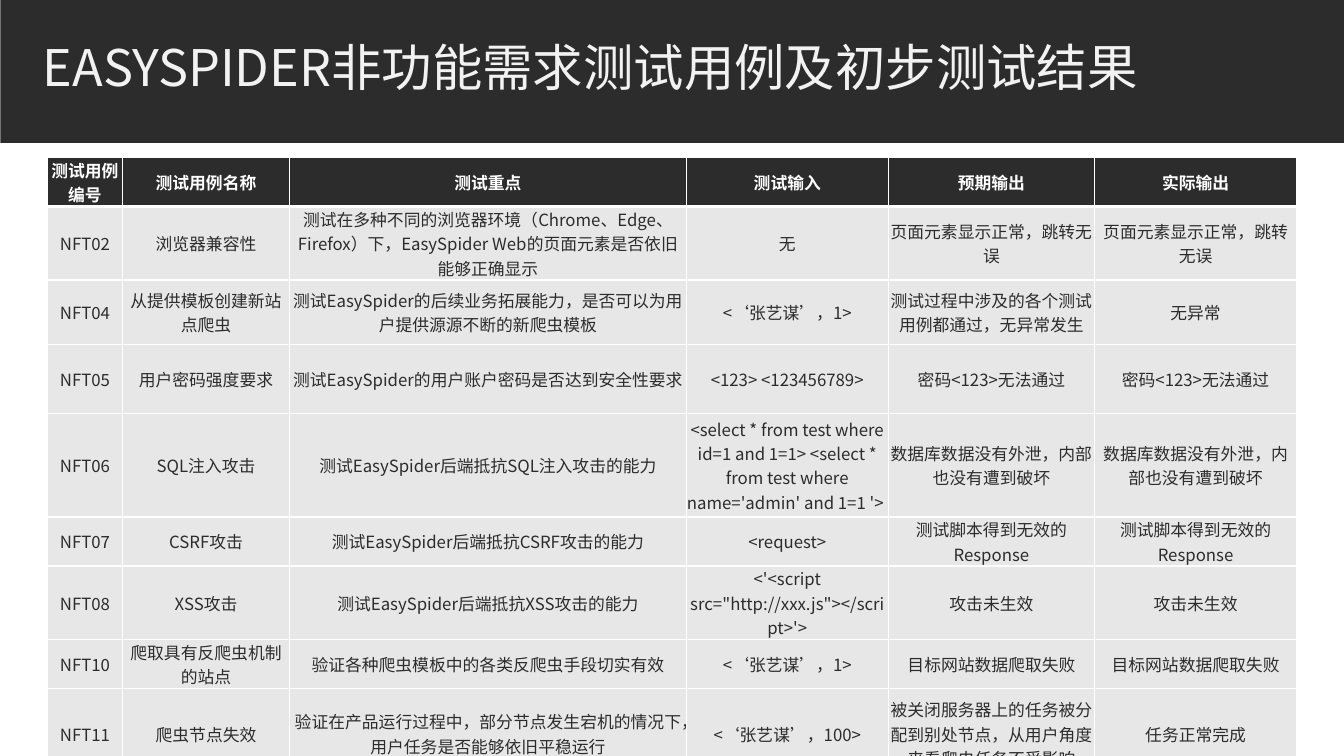
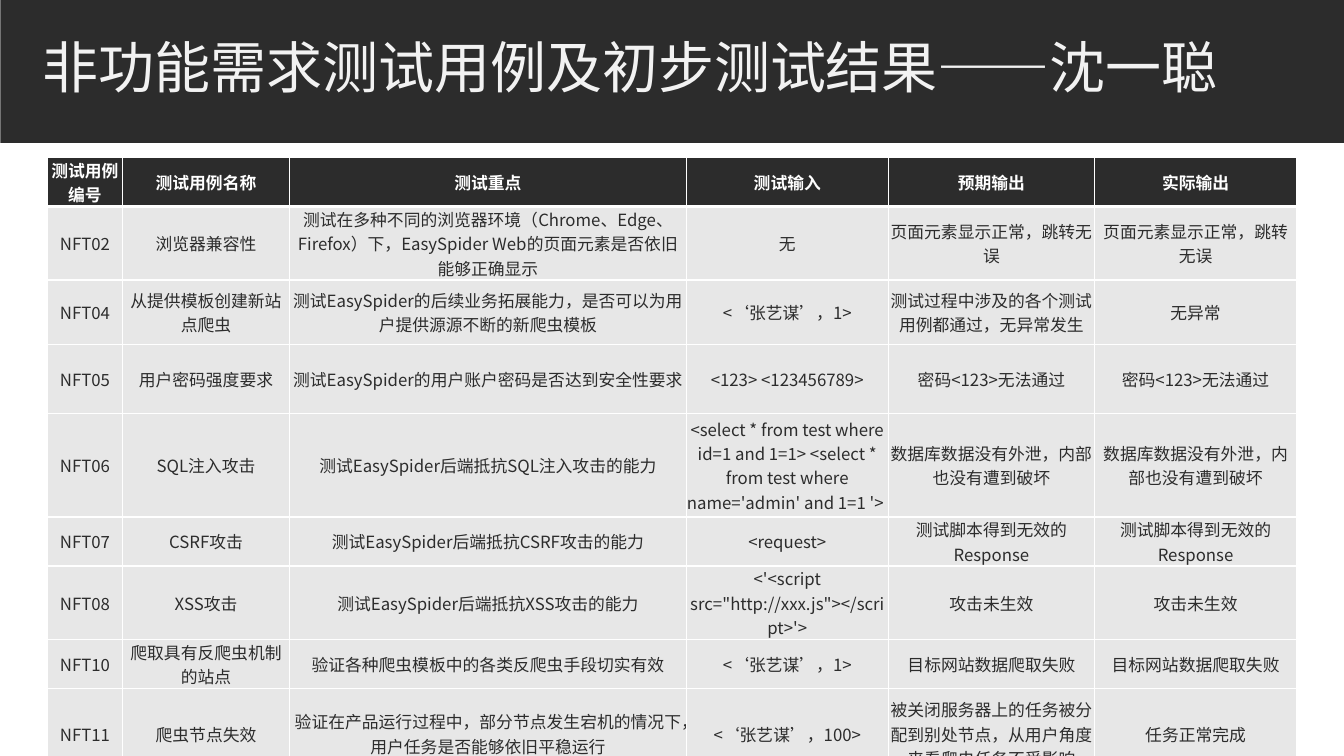
Before and after one commit to bhsei/20_H, a slide deck: slide 24 of 3.项目PPT/第12周_测试需求分析汇报.pptx (slide 25 before the commit). Drawn at 1344x756 pixels with LibreOffice and Linux fonts; fonts in the diff are those of the drawing. Boxes give left, top, right and bottom in pixels: in the first picture for what was removed or moved away, otherwise in the second. Text is boxed around its words. In the diff, an @@ line names an element or a change of style, - is before the commit and + after.

Commit message:
会议记录更新至5.15；更新测试需求分析汇报ppt

```diff
--- a/3.项目PPT/第12周_测试需求分析汇报.pptx
+++ b/3.项目PPT/第12周_测试需求分析汇报.pptx
@@ title at (43,41,1218,93): text changed; size 36 to 40 pt @@
-EASYSPIDER非功能需求测试用例及初步测试结果
+非功能需求测试用例及初步测试结果——沈一聪
```
Also in this commit, not shown: 2 other slides changed, 1 slide removed, 1 other file.
